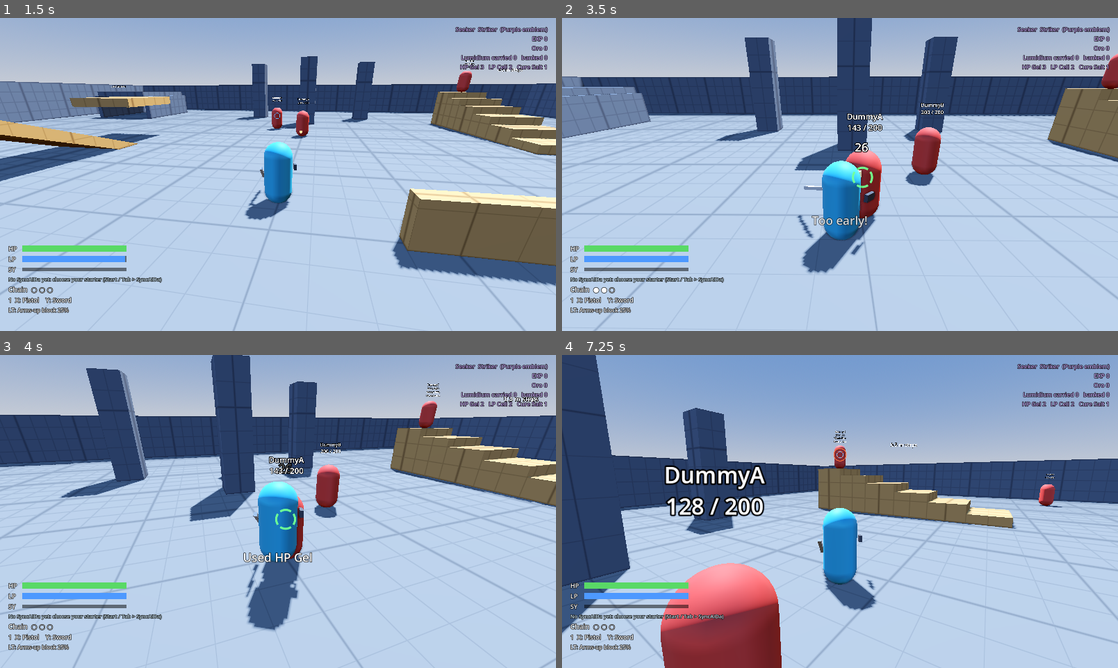
Above: before the commit, frames 1-4 (two rows, left to right).
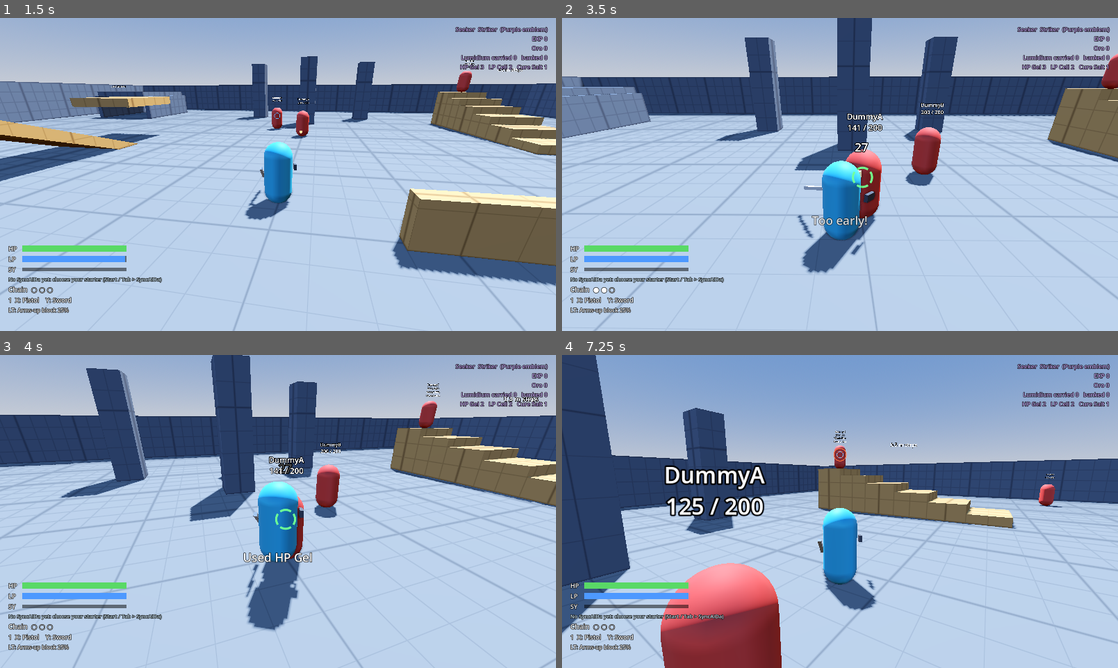
Above: after the commit, the same moments.

Repository: GLorenz90/Nomad-Seekers
Game: Godot game, scene res://scenes/main.tscn
The game is run twice, just before and just after one commit, with the same random seed, the same clock (stepped at 60 frames per second) and the same inputs.
Inputs (mouse positions are in pixels of both pictures, inside the frame that each line leads up to):
- Up to frame 1 (1.5 s): tap Enter (ui_accept) at 0.5 s; move the mouse to (305, 174) at 0.52 s; hold F (block) 0.53-1.28 s; hold W (move_forward) from 0.53 s (still down); click (305, 174) at 0.67 s; tap Space (jump) at 0.77 s; move the mouse to (250, 174) at 1.27 s; tap Shift (dash) at 1.35 s
- Up to frame 2 (3.5 s): keep holding W (move_forward); tap Space (jump) at 1.52, 3.02 s; move the mouse to (851, 168) at 2.02 s; click (851, 168) at 2.1 s; move the mouse to (834, 180) at 2.77 s; right-click (834, 180) at 2.85 s; click (834, 180) at 2.92 s
- Up to frame 3 (4 s): keep holding W (move_forward); move the mouse to (316, 514) at 3.52 s; tap 1 (item_1) at 3.6 s; tap Space (jump) at 3.77 s
- Up to frame 4 (7.25 s): move the mouse to (795, 508) at 4.27 s; tap Q (lock_on) at 4.35 s; tap Space (jump) at 4.52, 6.02, 6.77 s; move the mouse to (845, 511) at 5.02 s; tap Down (look_down) at 5.1 s; click (845, 511) at 5.17 s; move the mouse to (817, 505) at 5.77 s; release W (move_forward) at 5.78 s; hold D (move_right) 5.78-6.53 s; tap Left (look_left) at 5.85 s; move the mouse to (867, 511) at 6.52 s; hold W (move_forward) from 6.53 s (still down); tap Right (look_right) at 6.6 s

Frame 1 is identical in both runs. In frame 2, less than 0.1% of the frame differs, in the area x 52-56%, y 34-44%; in frame 3, less than 0.1%; in frame 4, less than 0.1%, in the area x 23-26%, y 45-52%.

Commit message:
Race stat bonuses: Human +5 STR/DEX/SOL, Coresian +10 STR, Lumera +10 SOL
Co-Authored-By: Claude Opus 5.5 <noreply@anthropic.com>
Claude-Session: https://claude.ai/code/session_0158GMUbAThobuu7yWuNoptn

Diff:
--- a/scripts/items/character_data.gd
+++ b/scripts/items/character_data.gd
@@ -115,11 +115,19 @@
 	return not (for_race == Race.GOLUMAN and for_job == Job.INVOKER)
 
 
-## Flat stat bonuses from race: Stats property -> amount.
+## Flat stat bonuses from race (Grayson, 2026-11-08): Goluman +10 DEX,
+## Coresian +10 STR, Lumera +10 SOL, Humans +5 to all three.
+const RACE_BONUSES := {
+	Race.HUMAN: {&"strength": 5.0, &"dexterity": 5.0, &"soul": 5.0},
+	Race.GOLUMAN: {&"dexterity": GOLUMAN_DEX_BONUS},
+	Race.LUMERA: {&"soul": 10.0},
+	Race.CORESIAN: {&"strength": 10.0},
+}
+
+
+## Stats property -> amount.
 func race_bonuses() -> Dictionary:
-	if race == Race.GOLUMAN:
-		return {&"dexterity": GOLUMAN_DEX_BONUS}
-	return {}
+	return RACE_BONUSES.get(race, {}).duplicate()
 
 
 func hp_regen_fraction() -> float:
--- a/tests/combat_test.gd
+++ b/tests/combat_test.gd
@@ -39,6 +39,10 @@
 	# Never depend on (or overwrite) the player's saved loadouts.
 	# A fresh save (Striker, default loadouts) that is never written to disk.
 	_player.use_save(SaveData.fresh(CombatController.make_default_loadouts()))
+	# The expected numbers here use base stats: take the Human race bonus back off.
+	var race_bonus := _player.save.character.race_bonuses()
+	for stat in race_bonus:
+		_combat.stats.set(stat, float(_combat.stats.get(stat)) - float(race_bonus[stat]))
 	_player.autosave = false
 	_dummy = _main.get_node("Dummies/DummyA")
 	_combat.hit_landed.connect(func(_t, _i, amount): _hits.append(amount))
--- a/tests/loadout_test.gd
+++ b/tests/loadout_test.gd
@@ -41,6 +41,10 @@
 	_combat.x_is_left = true  # these checks were written with X = left hand
 	# A fresh save (Striker, default loadouts) that is never written to disk.
 	_player.use_save(SaveData.fresh(CombatController.make_default_loadouts()))
+	# The expected numbers here use base stats: take the Human race bonus back off.
+	var race_bonus := _player.save.character.race_bonuses()
+	for stat in race_bonus:
+		_combat.stats.set(stat, float(_combat.stats.get(stat)) - float(race_bonus[stat]))
 	_player.autosave = false
 	_dummy = _main.get_node("Dummies/DummyA")
 	_swinger = _main.get_node("Dummies/Swinger")
--- a/tests/magic_test.gd
+++ b/tests/magic_test.gd
@@ -103,7 +103,13 @@
 	_check("Goluman get +10 DEX and HP regen; others don't",
 		c.race_bonuses().get(&"dexterity", 0.0) == 10.0 and c.hp_regen_fraction() > 0.0)
 	c.race = R.HUMAN
-	_check("humans get neither", c.race_bonuses().is_empty() and c.hp_regen_fraction() == 0.0)
+	_check("humans: +5 STR / DEX / SOL, no regen",
+		c.race_bonuses() == {&"strength": 5.0, &"dexterity": 5.0, &"soul": 5.0} and c.hp_regen_fraction() == 0.0)
+	c.race = R.CORESIAN
+	var cor := c.race_bonuses()
+	c.race = R.LUMERA
+	_check("Coresian +10 STR, Lumera +10 SOL", cor == {&"strength": 10.0} and c.race_bonuses() == {&"soul": 10.0})
+	c.race = R.HUMAN
 	c.race = CharacterData.Race.HUMAN
 	_check("learning checks SOL (Lumo 1 at SOL 79: %s)" % c.learn_error(lumo, 1, 79), c.learn_error(lumo, 1, 79).begins_with("Needs 80"))
 
@@ -131,7 +137,7 @@
 	SpellCaster.clear_cache()
 
 	var expected := SpellCaster.damage_amount(_combat, load("res://data/weapons/staff.tres"), fajro, 10, false)
-	_check("damage is PSO's: (SOL 40 + 560) / 5 x Staff 1.1 = 132 (%.1f)" % expected, is_equal_approx(expected, 132.0))
+	_check("damage is PSO's: (SOL 45 [40 + Human 5] + 560) / 5 x Staff 1.1 = 133.1 (%.1f)" % expected, is_equal_approx(expected, 133.1))
 	# Enemies spread wide (orbs / areas), in a column (lines) or a tight
 	# wedge (cones), so each shape is judged on the targets it should reach.
 	var wide := [Vector3(-1.6, 0, -2.5), Vector3(0, 0, -3.5), Vector3(1.6, 0, -2.5)]
--- a/tests/materials_test.gd
+++ b/tests/materials_test.gd
@@ -161,9 +161,11 @@
 	# --- Race perks through the Character tab -----------------------------------------
 	c.job = CharacterData.Job.RANGER
 	var dex_human := s.dexterity
+	var str_human := s.strength
 	_menu._race.select(CharacterData.Race.GOLUMAN)
 	_menu._apply_character()
-	_check("switching to Goluman adds +10 DEX (%.0f -> %.0f)" % [dex_human, s.dexterity], s.dexterity == dex_human + 10.0)
+	_check("Human -> Goluman: DEX +5 more, STR -5 (DEX %.0f -> %.0f)" % [dex_human, s.dexterity],
+		s.dexterity == dex_human + 5.0 and s.strength == str_human - 5.0)
 	_player.health.hp = 100.0
 	await _frames(120)  # 2 s at 0.5% of max HP a second = 3 HP
 	_check("Goluman slowly regenerate HP (100 -> %.1f)" % _player.health.hp,
@@ -172,7 +174,7 @@
 	_menu._apply_character()
 	_player.health.hp = 100.0
 	await _frames(60)
-	_check("and back to Human removes both (DEX %.0f, HP %.0f)" % [s.dexterity, _player.health.hp],
+	_check("and back to Human restores the stats and stops regen (DEX %.0f, HP %.0f)" % [s.dexterity, _player.health.hp],
 		s.dexterity == dex_human and _player.health.hp == 100.0)
 	c.job = CharacterData.Job.INVOKER
 	_menu._race.select(CharacterData.Race.GOLUMAN)
